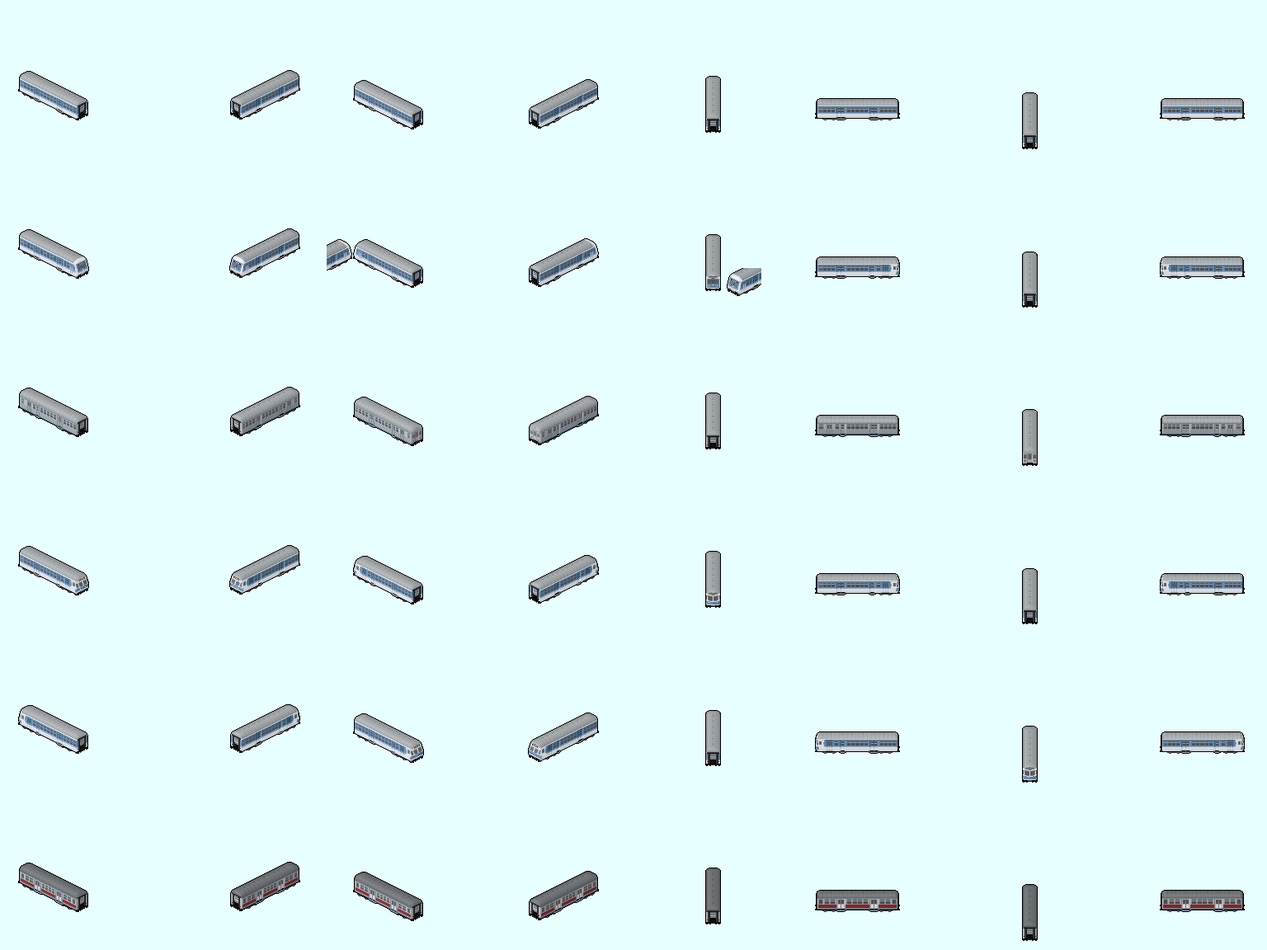
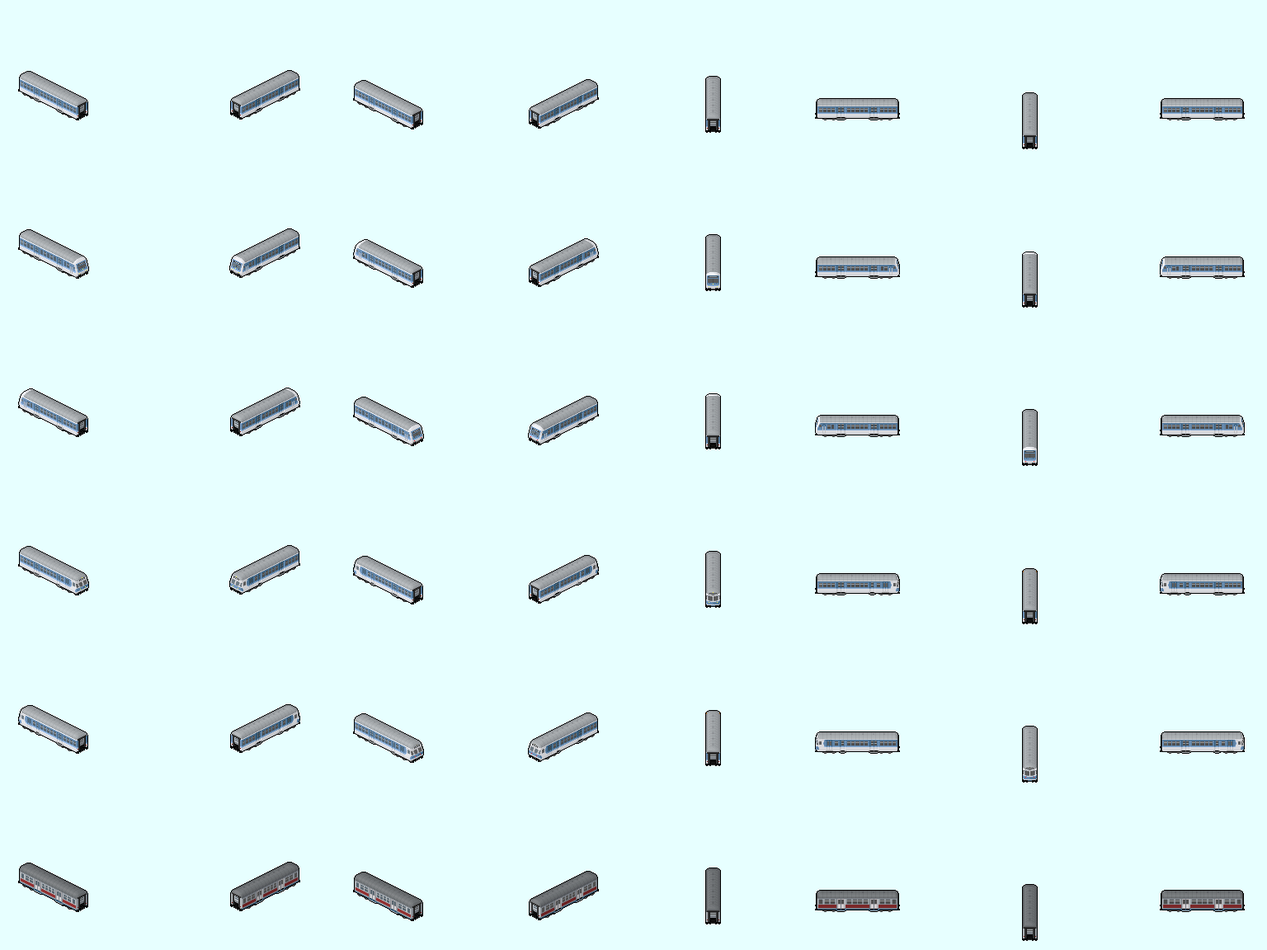
The second 1267×950 image is a revision of the first. Changes to its layers:
added layer "Visible" above "Back copy" over [18,239,1245,760]
painted on "Back" over [230,239,900,291]
